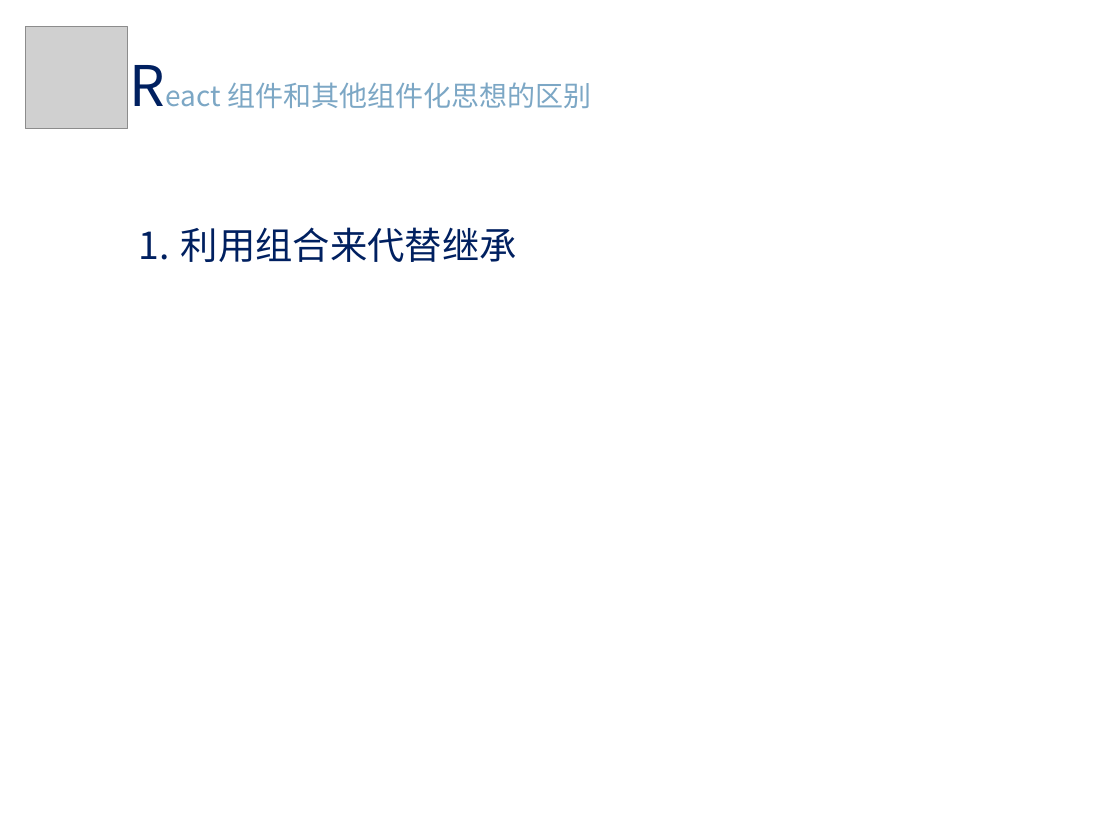
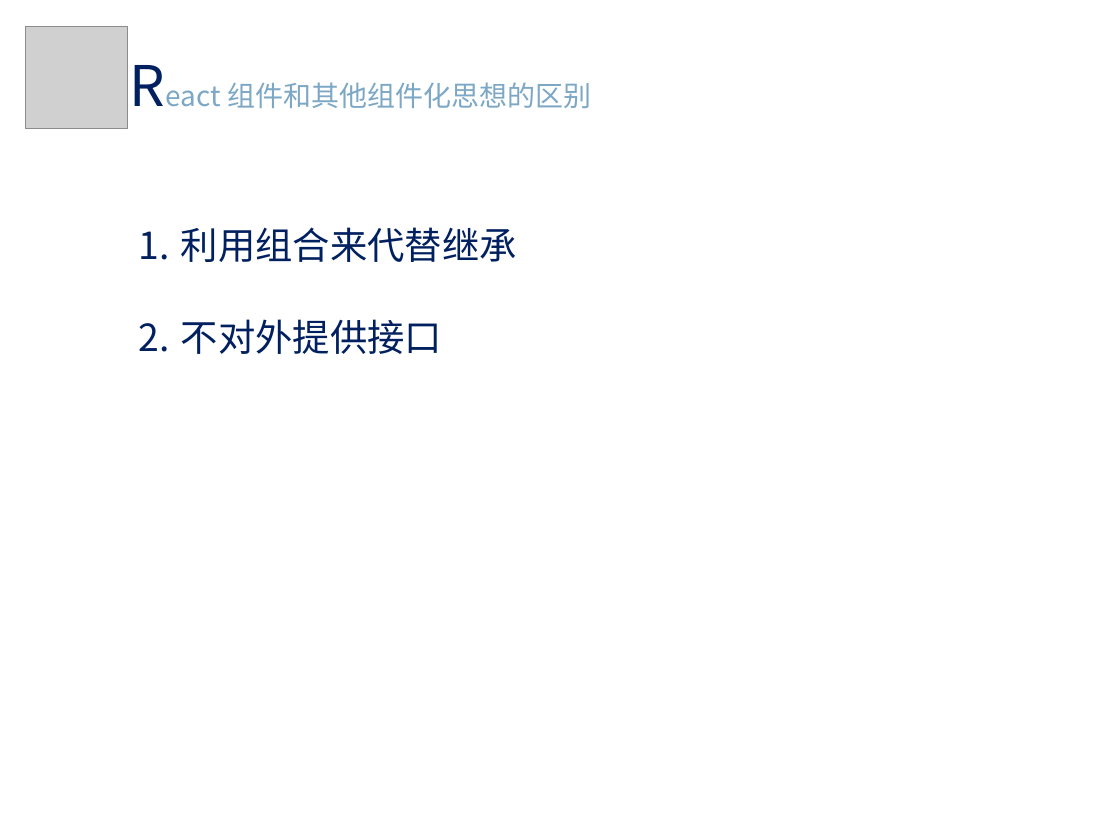
Before and after one commit to m544498510/may-web-app, a slide deck: slide 17 of new_doc/react share.pptx. Drawn at 1120x840 pixels with LibreOffice and Linux fonts; fonts in the diff are those of the drawing; grey boxes stand for pictures. Boxes give left, top, right and bottom in pixels: in the first picture for what was removed or moved away, otherwise in the second. Text is boxed around its words. In the diff, an @@ line names an element or a change of style, - is before the commit and + after.

```diff
--- a/new_doc/react share.pptx
+++ b/new_doc/react share.pptx
@@ text at <box>181,319,442,354</box>: paragraph added @@
+2. 不对外提供接口
```
Also in this commit, not shown: 8 other slides changed, 6 slides added.
